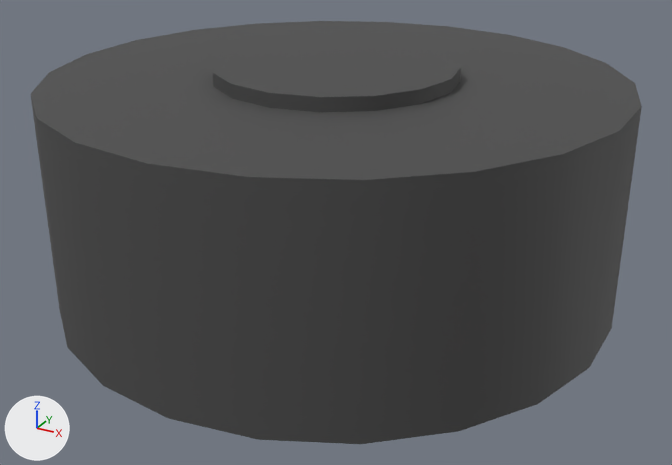
Renders of the glTF model prototype/assets/models/parts/wheel_hub.glb from each side of a commit.
Camera for both pictures: a 50 mm camera at (0.678, -1.232, 0.707) aimed at (0.017, -0.03, 0.106). The axes (+X, +Y, +Z) are drawn at lower left. The lights are the same throughout. The older version comes first. Vertices at exactly the same position are counted once.

In view in the first picture: 'wheel_hub'.
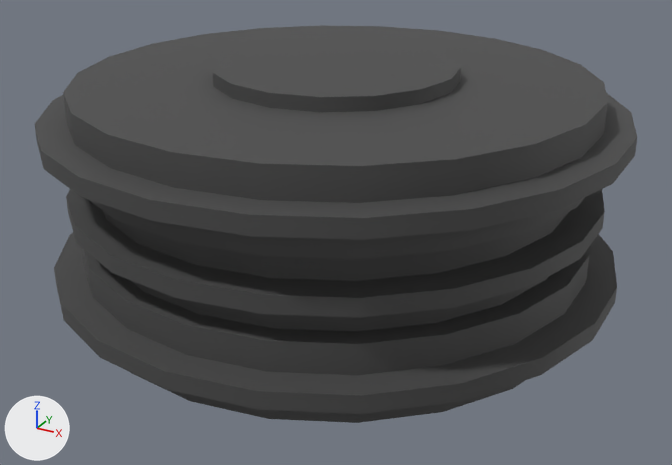
Boxes (x1, y1, x2, y2) around the edits, measured in the pictures (672 x 465 px):
'wheel_hub', reshaped: before (31, 21, 642, 444); after (35, 25, 637, 423)
part 1 of me_wheel_hub_mesh, rebuilt (45% shorter): before (31, 21, 642, 444); after (35, 25, 637, 259)
part 2 of me_wheel_hub_mesh, added: after (54, 232, 617, 423)
part 3 of me_wheel_hub_mesh, added: after (66, 189, 605, 332)

Edits to the bpy script that builds the scene:
```text
Change me_wheel_hub_mesh:
    used by ob_wheel_hub; location = (0.0, 0.0, 0.0)
    remove me_wheel_hub_mesh.from_pydata(...)  # 124 vertices, 216 faces; spans x -0.445..0.445, y -0.45..0.45, z 0.0..0.371
    add me_wheel_hub_mesh.from_pydata(...)  # 548 vertices, 1032 faces; spans x -0.445..0.445, y -0.45..0.45, z 0.0..0.371
    me_wheel_hub_mesh part 1: the loose piece of 44 vertices spanning x -0.445..0.445, y -0.45..0.45, z 0.0..0.35 is rebuilt with 132 vertices and now spans x -0.445..0.445, y -0.45..0.45, z 0.233..0.35
    me_wheel_hub_mesh part 2: a new loose piece of 132 vertices spanning x -0.445..0.445, y -0.45..0.45, z 0.0..0.117, in mat_wheel_hub_mat (dark grey #505050)
    me_wheel_hub_mesh part 3: a new loose piece of 132 vertices spanning x -0.414..0.414, y -0.419..0.419, z 0.117..0.233, in mat_wheel_hub_mat (dark grey #505050)
    other edits to the shape of me_wheel_hub_mesh do not show in these pictures
```
